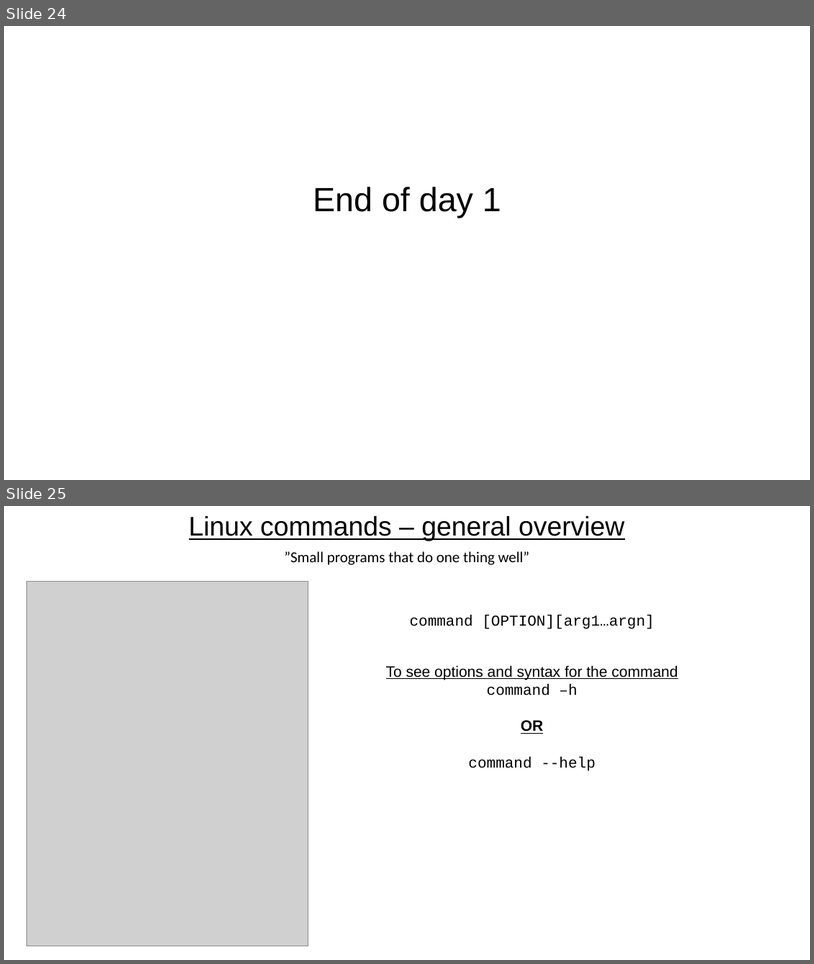
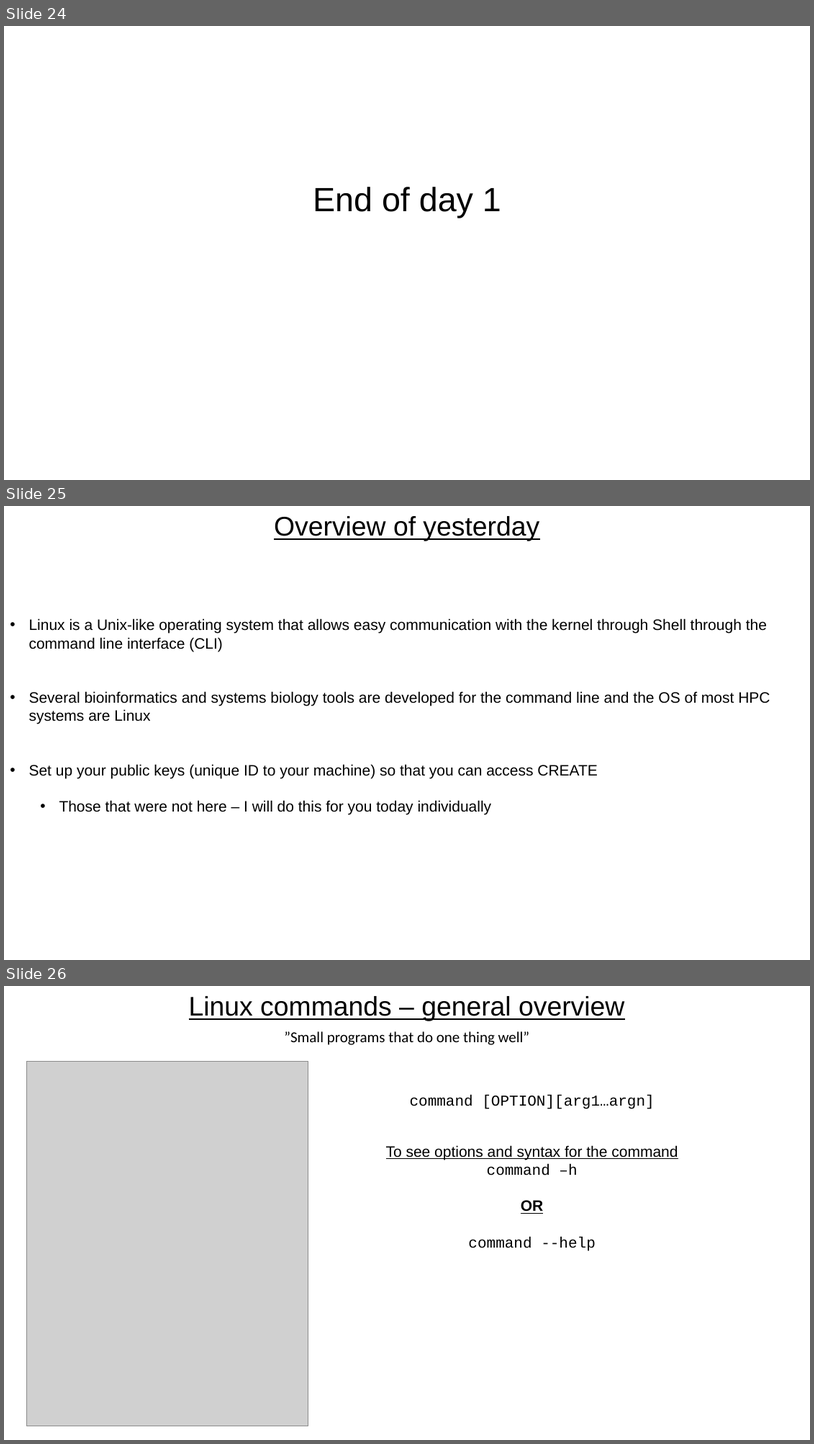
Before and after one commit to FrederickClasen/KCL_MSc_2023, a slide deck: Introduction_to_Linux/M2-Introduction-to-linux.pptx. Shown one above the other, each under a label of ours: slides 24 and 25 before the commit, slides 24, 25 and 26 after it. The pictures are 814x964 and 814x1444 pixels, drawn with LibreOffice and Linux fonts; fonts in the diff are those of the drawing; grey boxes stand for pictures. Boxes give left, top, right and bottom in pixels: in the first picture for what was removed or moved away, otherwise in the second. Text is boxed around its words. In the diff, an @@ line names an element or a change of style, - is before the commit and + after.

```diff
--- a/Introduction_to_Linux/M2-Introduction-to-linux.pptx
+++ b/Introduction_to_Linux/M2-Introduction-to-linux.pptx
@@ slide 25 added at (x1=4, y1=506, x2=810, y2=960), background #FFFFFF @@
@@ text added at (x1=274, y1=516, x2=540, y2=541), 32 pt, text #000000, underline @@
+Overview of yesterday
@@ text added at (x1=29, y1=618, x2=770, y2=815), 18 pt, text #000000 @@
+• Linux is a Unix-like operating system that allows easy communication with the kernel through Shell through the command line interface (CLI)
+• Several bioinformatics and systems biology tools are developed for the command line and the OS of most HPC systems are Linux
+• Set up your public keys (unique ID to your machine) so that you can access CREATE
+  • Those that were not here – I will do this for you today individually
@@ what was slide 25 is now slide 26 @@
```
Also in this commit, not shown: 1 other slide added, 2 other files.
